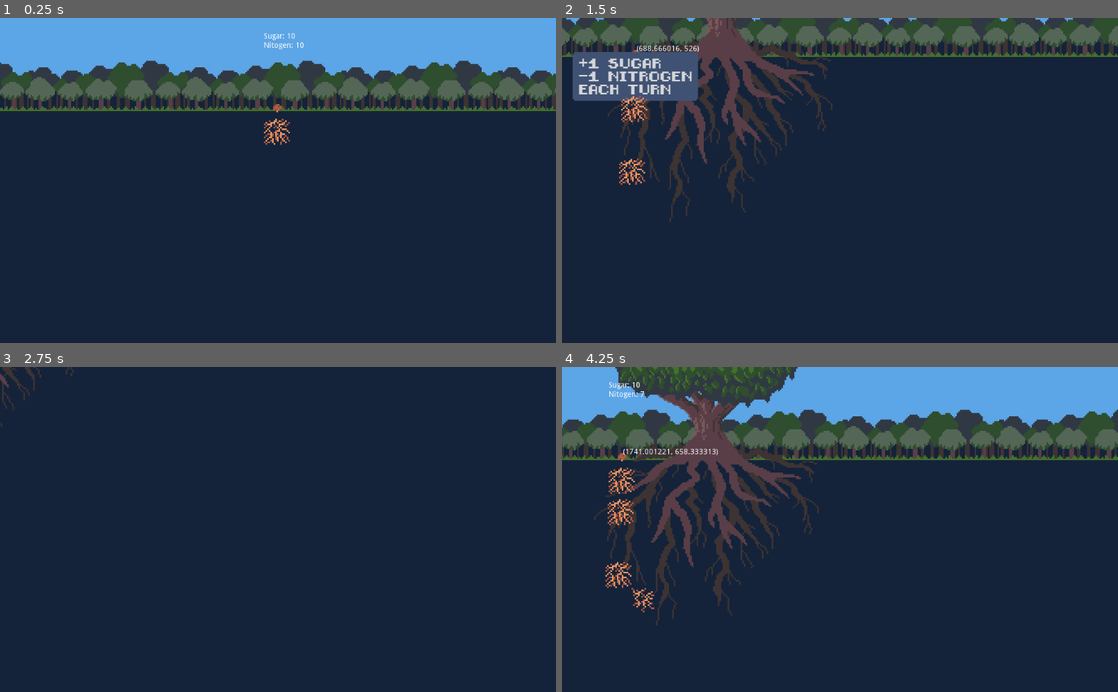
Above: before the commit, frames 1-4 (two rows, left to right).
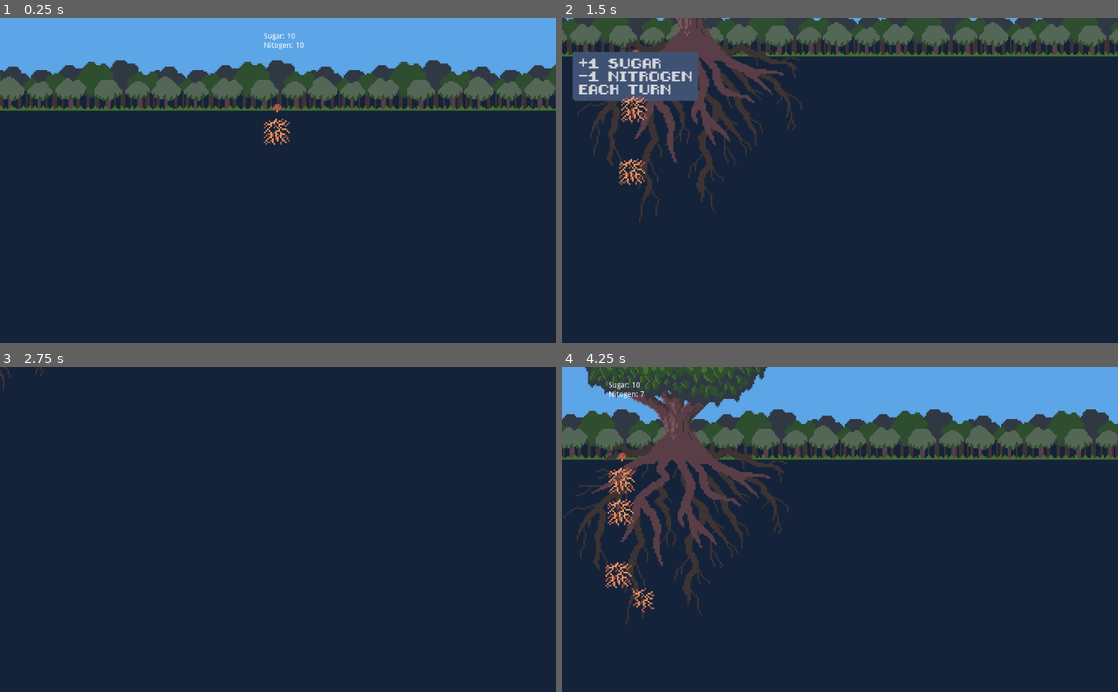
Above: after the commit, the same moments.

Repository: RoxT/rootroutes
Game: Godot game, scene res://Main_Rs_COPY.tscn
Same seed, same stepped clock (60 frames per second), same inputs: the game is played once before the commit and once after it.
Inputs (mouse positions are in pixels of both pictures, inside the frame that each line leads up to):
- Up to frame 1 (0.25 s): no input
- Up to frame 2 (1.5 s): tap Enter at 0.5 s; move the mouse to (840, 131) at 0.52 s; hold Right (ui_right) 0.53-1.28 s; click (840, 131) at 0.67 s; move the mouse to (645, 161) at 1.27 s; hold Down (ui_down) from 1.28 s (still down); click (645, 161) at 1.42 s
- Up to frame 3 (2.75 s): move the mouse to (72, 415) at 2.02 s; release Down (ui_down) at 2.03 s; hold Right (ui_right) from 2.03 s (still down); click (72, 415) at 2.17 s
- Up to frame 4 (4.25 s): move the mouse to (812, 594) at 2.77 s; release Right (ui_right) at 2.78 s; hold Up (ui_up) 2.78-3.53 s; click (812, 594) at 2.92 s; move the mouse to (1006, 578) at 3.52 s; hold Left (ui_left) from 3.53 s (still down); click (1006, 578) at 3.67 s

The runs differ from the first frame. In frame 1, 5.8% of the frame differs, in the area x 0-100%, y 13-29%; in frame 2, 10%; in frame 3, 0.2%; in frame 4, 15%, in the area x 0-100%, y 0-80%.

Commit message:
remove debugs

Diff:
--- a/RootRoutes/Main_Rs_COPY.tscn
+++ b/RootRoutes/Main_Rs_COPY.tscn
@@ -160,34 +160,34 @@
 [node name="Spawn" type="Node2D" parent="."]
 
 [node name="Position2D" type="Position2D" parent="Spawn"]
-position = Vector2( 88, 410 )
+position = Vector2( 144, 411 )
 
 [node name="Position2D2" type="Position2D" parent="Spawn"]
-position = Vector2( 156, 410 )
+position = Vector2( 212, 411 )
 
 [node name="Position2D3" type="Position2D" parent="Spawn"]
-position = Vector2( 252, 410 )
+position = Vector2( 308, 411 )
 
 [node name="Position2D4" type="Position2D" parent="Spawn"]
-position = Vector2( 396, 410 )
+position = Vector2( 452, 411 )
 
 [node name="Position2D5" type="Position2D" parent="Spawn"]
-position = Vector2( 492, 410 )
+position = Vector2( 548, 411 )
 
 [node name="Position2D6" type="Position2D" parent="Spawn"]
-position = Vector2( 588, 410 )
+position = Vector2( 644, 411 )
 
 [node name="Position2D7" type="Position2D" parent="Spawn"]
-position = Vector2( 684, 410 )
+position = Vector2( 740, 411 )
 
 [node name="Position2D8" type="Position2D" parent="Spawn"]
-position = Vector2( 780, 410 )
+position = Vector2( 836, 411 )
 
 [node name="Position2D9" type="Position2D" parent="Spawn"]
-position = Vector2( 876, 410 )
+position = Vector2( 932, 411 )
 
 [node name="Position2D11" type="Position2D" parent="Spawn"]
-position = Vector2( 972, 410 )
+position = Vector2( 1028, 411 )
 
 [node name="ExtraSpawn" type="Node2D" parent="."]
 
--- a/RootRoutes/scenes/FreeRoot.tscn
+++ b/RootRoutes/scenes/FreeRoot.tscn
@@ -16,7 +16,3 @@
 
 [node name="CollisionShape2D" type="CollisionShape2D" parent="."]
 shape = SubResource( 1 )
-
-[node name="Debug" type="Label" parent="."]
-margin_right = 40.0
-margin_bottom = 14.0
--- a/RootRoutes/scenes/FruitingBody.tscn
+++ b/RootRoutes/scenes/FruitingBody.tscn
@@ -29,7 +29,3 @@
 margin_right = 38.0
 margin_bottom = -109.0
 text = "Sugar 10"
-
-[node name="Debug" type="Label" parent="."]
-margin_right = 40.0
-margin_bottom = 14.0
--- a/RootRoutes/scripts/FreeRoot.gd
+++ b/RootRoutes/scripts/FreeRoot.gd
@@ -15,7 +15,6 @@
 #	pass
 
 func choose_anim(pointer):
-	$Debug.text = str(pointer)
 	if abs(pointer.x) > STEP || abs(pointer.y) > STEP: return
 	if pointer.x == STEP:
 		if pointer.y == STEP:
--- a/RootRoutes/scripts/FruitingBody.gd
+++ b/RootRoutes/scripts/FruitingBody.gd
@@ -51,7 +51,6 @@
 
 func handle_hover(pointer):
 	if !is_instance_valid(active_root): return
-	$Debug.text = str(pointer)
 	active_root.handle_hover(pointer)
 
 func update_ineventory():
Not shown, added: RootRoutes/resources/badbuzzer.wav.import
Not shown, added: RootRoutes/resources/goodchime.wav.import
